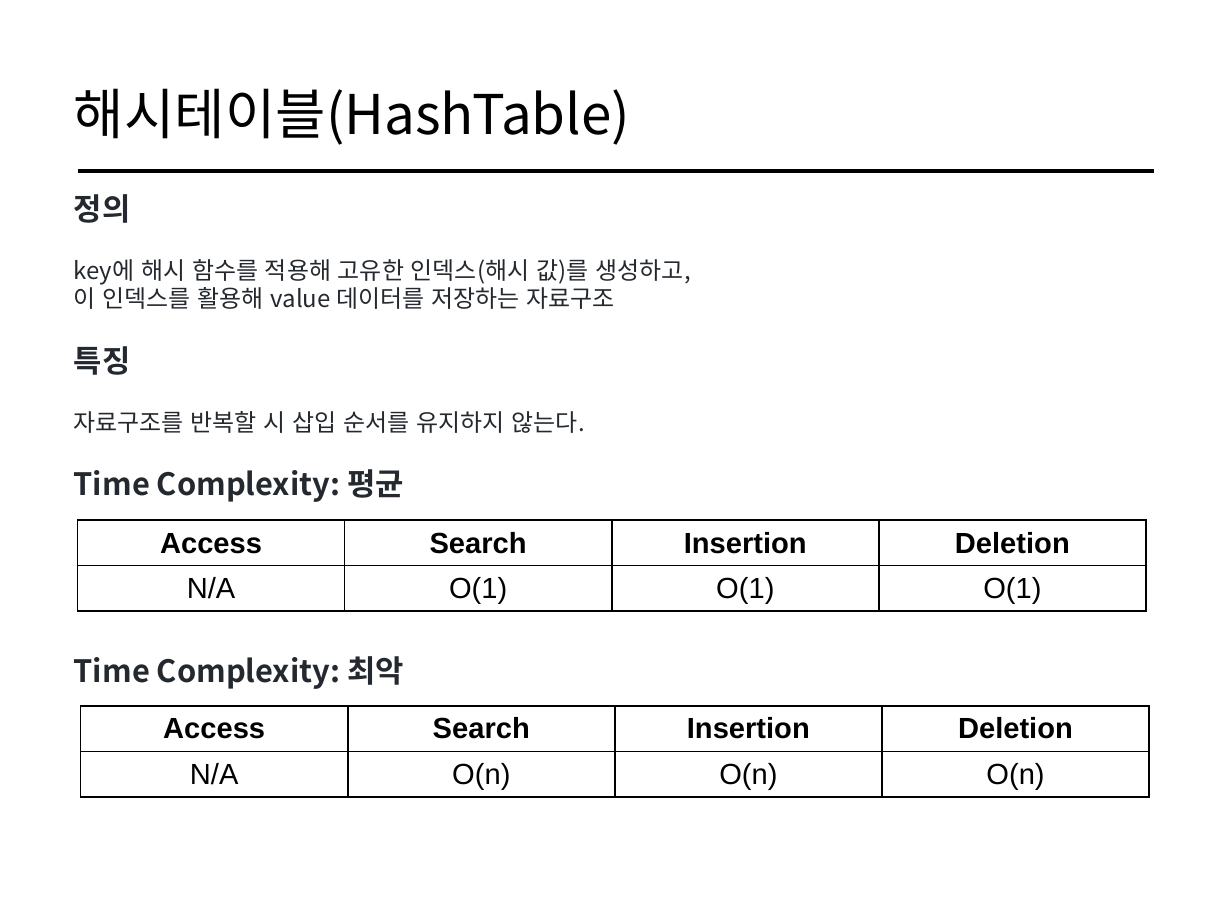
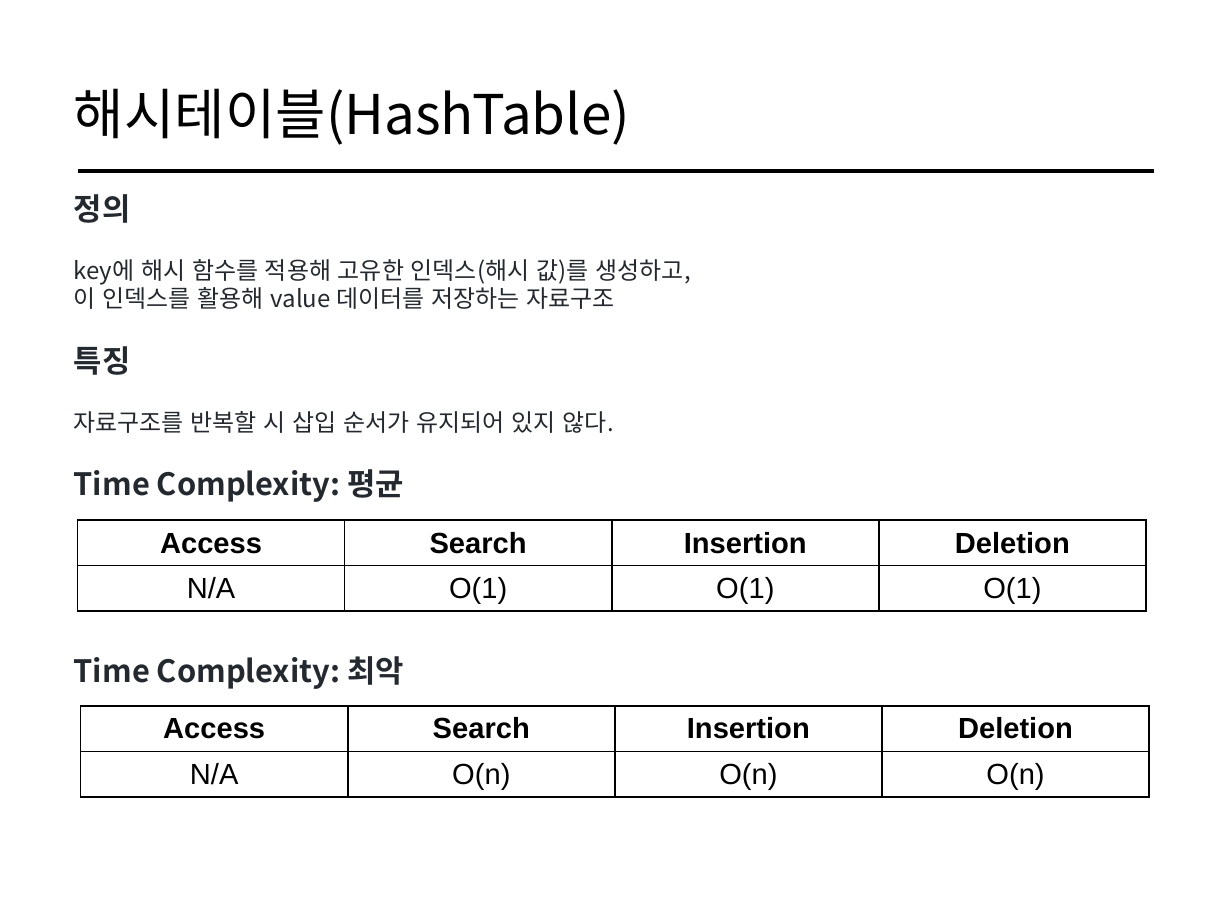
Before and after one commit to cs-study-org/cs-study, a slide deck: slide 4 of 05/yongki/DataStructure&FileSystem.pptx. Drawn at 1232x924 pixels with LibreOffice and Linux fonts; fonts in the diff are those of the drawing. Boxes give left, top, right and bottom in pixels: in the first picture for what was removed or moved away, otherwise in the second. Text is boxed around its words. In the diff, an @@ line names an element or a change of style, - is before the commit and + after.

```diff
--- a/05/yongki/DataStructure&FileSystem.pptx
+++ b/05/yongki/DataStructure&FileSystem.pptx
@@ text at (74, 194, 691, 502): text changed @@
-정의
-key에 해시 함수를 적용해 고유한 인덱스(해시 값)를 생성하고,
-이 인덱스를 활용해 value 데이터를 저장하는 자료구조
-특징
-자료구조를 반복할 시 삽입 순서를 유지하지 않는다.
-Time Complexity: 평균
+정의
+key에 해시 함수를 적용해 고유한 인덱스(해시 값)를 생성하고,
+이 인덱스를 활용해 value 데이터를 저장하는 자료구조
+특징
+자료구조를 반복할 시 삽입 순서가 유지되어 있지 않다.
+Time Complexity: 평균
```
Also in this commit, not shown: 3 other slides changed, 1 other file.
